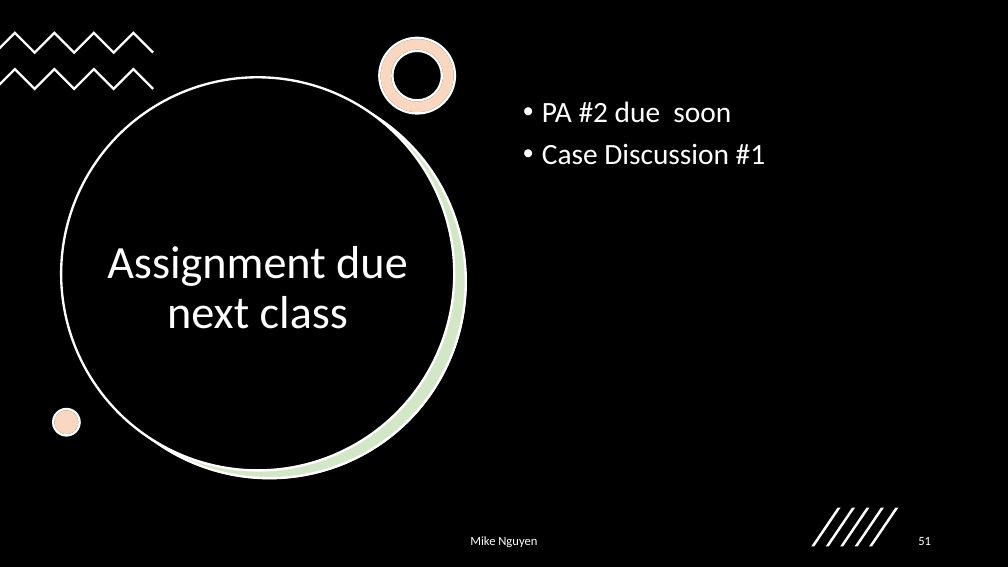
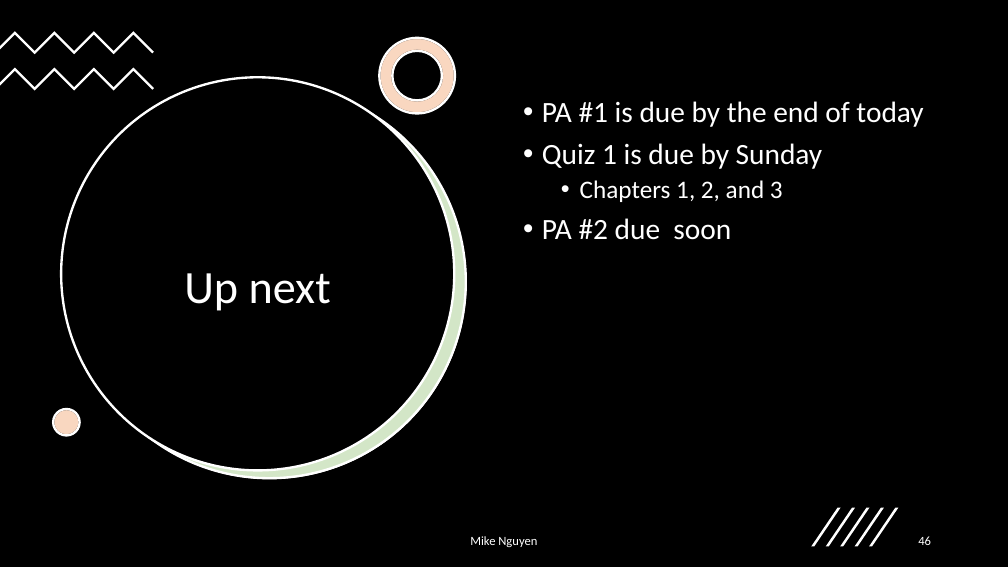
Before and after one commit to mikenguyen13/mar4050, a slide deck: slide 46 of lectures/1/2_Marketing Research Process.pptx (slide 51 before the commit). Drawn at 1008x567 pixels with LibreOffice and Linux fonts; fonts in the diff are those of the drawing. Boxes give left, top, right and bottom in pixels: in the first picture for what was removed or moved away, otherwise in the second. Text is boxed around its words. In the diff, an @@ line names an element or a change of style, - is before the commit and + after.

```diff
--- a/lectures/1/2_Marketing Research Process.pptx
+++ b/lectures/1/2_Marketing Research Process.pptx
@@ text at (x1=542, y1=101, x2=923, y2=202): paragraphs added @@
+• PA #1 is due by the end of today
+• Quiz 1 is due by Sunday
+  • Chapters 1, 2, and 3
@@ text at (x1=542, y1=143, x2=765, y2=165): paragraph removed @@
-• Case Discussion #1
@@ title at (x1=184, y1=273, x2=331, y2=311): text changed @@
-Assignment due next class
+Up next
@@ page number at (x1=918, y1=536, x2=931, y2=545): text changed @@
-51
+46
```
Also in this commit, not shown: 17 other slides changed, 1 slide added, 7 slides removed, 8 other files.
